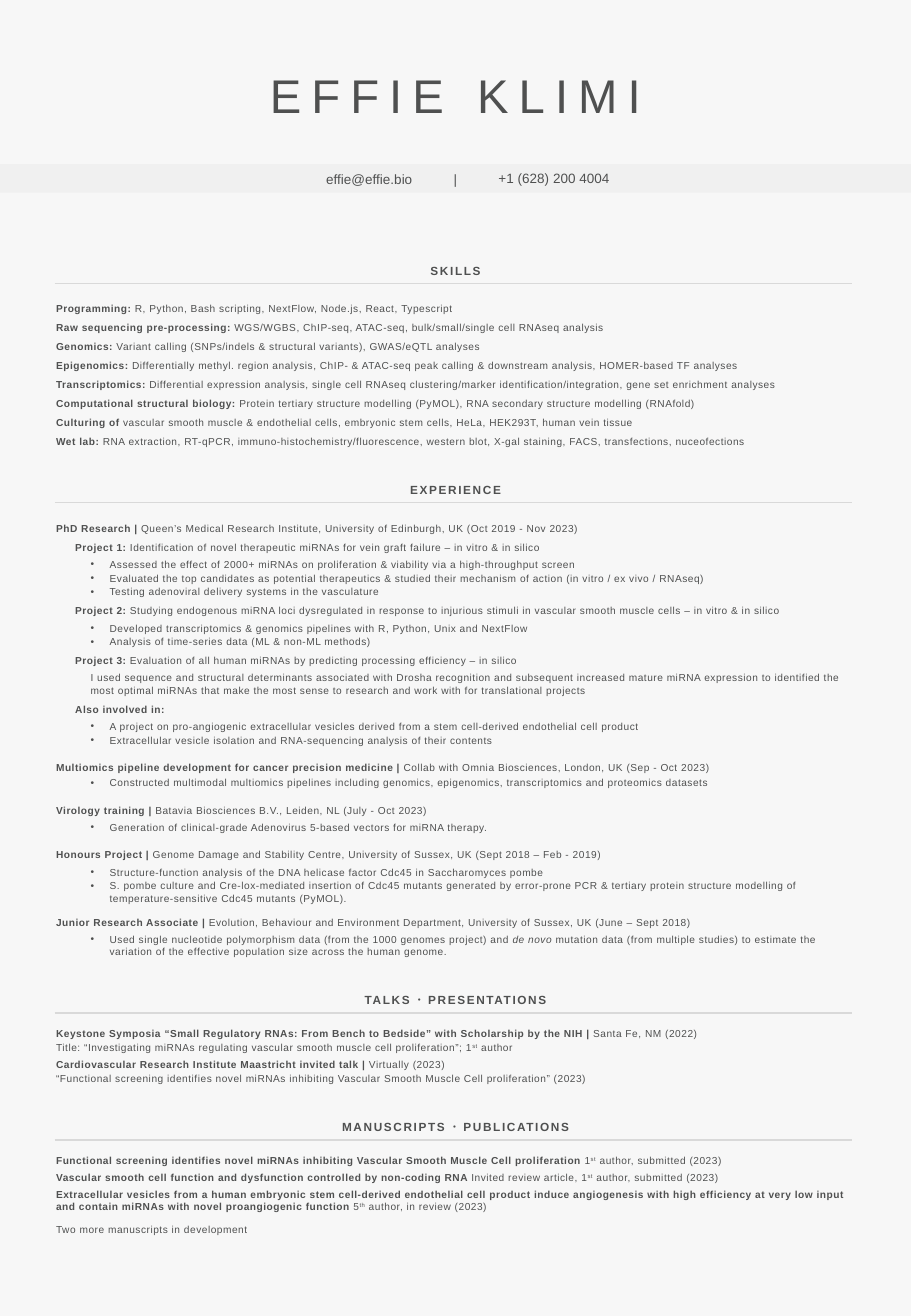
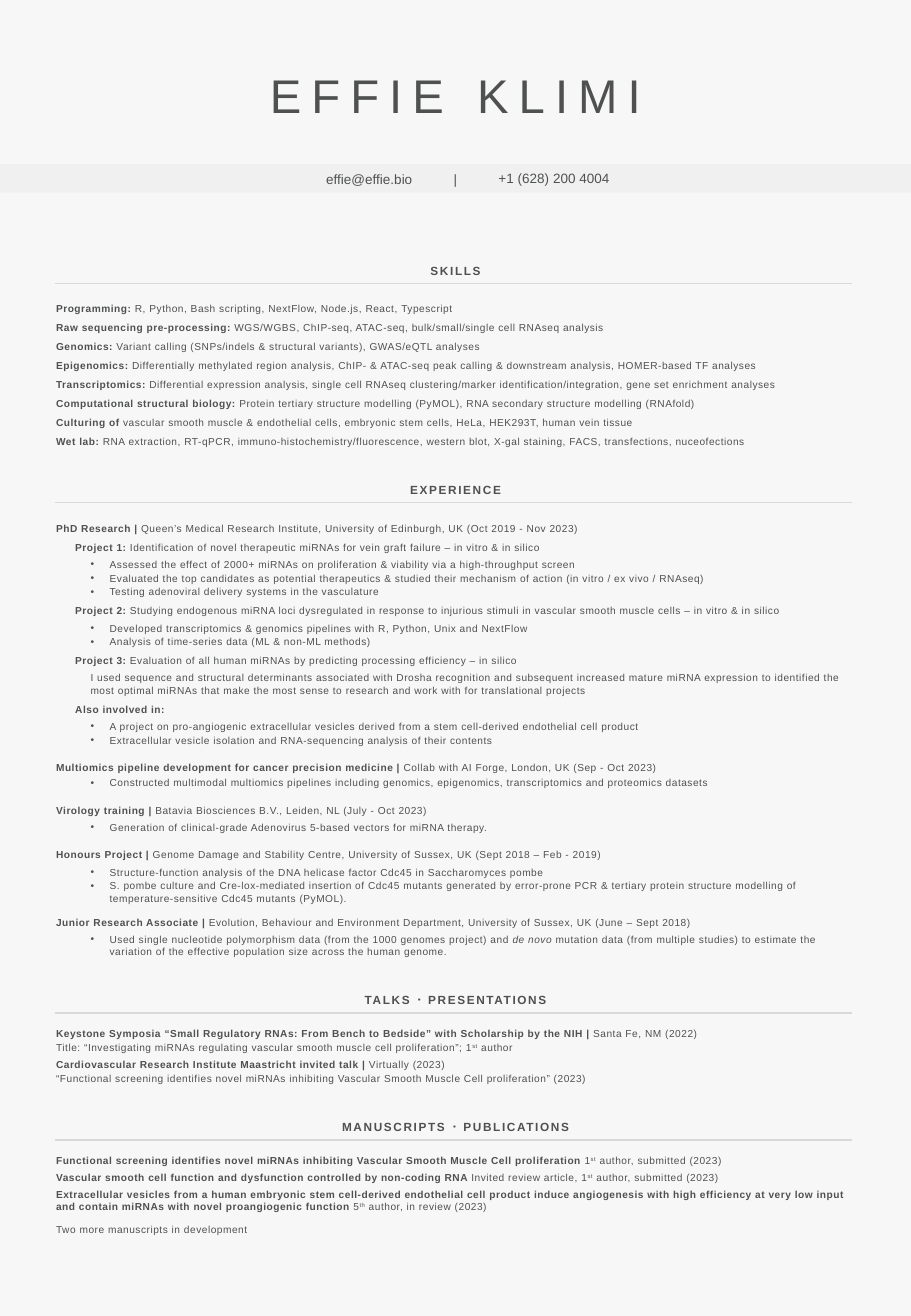
Before and after one commit to effieklimi/effie-bio, a slide deck: slide 1 of public/resume.pptx. Drawn at 911x1316 pixels with LibreOffice and Linux fonts; fonts in the diff are those of the drawing. Boxes give left, top, right and bottom in pixels: in the first picture for what was removed or moved away, otherwise in the second. Text is boxed around its words. In the diff, an @@ line names an element or a change of style, - is before the commit and + after.

```diff
--- a/public/resume.pptx
+++ b/public/resume.pptx
@@ text at (x1=56, y1=361, x2=756, y2=371): text changed @@
-Epigenomics: Differentially methyl. region analysis, ChIP- & ATAC-seq peak calling & downstream analysis, HOMER-based TF analyses
+Epigenomics: Differentially methylated region analysis, ChIP- & ATAC-seq peak calling & downstream analysis, HOMER-based TF analyses
@@ text at (x1=56, y1=763, x2=656, y2=773): text changed @@
-Multiomics pipeline development for cancer precision medicine | Collab with Omnia Biosciences, London, UK (Sep - Oct 2023)
+Multiomics pipeline development for cancer precision medicine | Collab with AI Forge, London, UK (Sep - Oct 2023)
```
Also in this commit, not shown: 1 other file.
